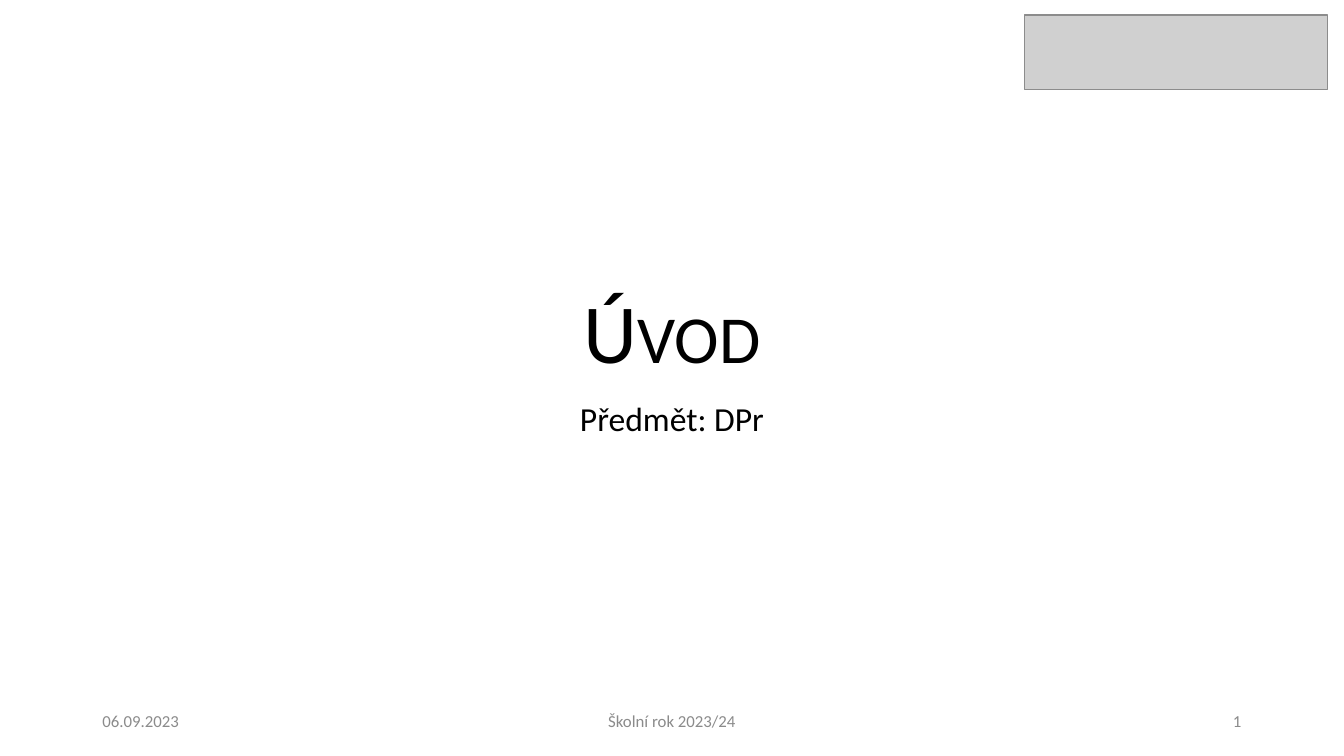
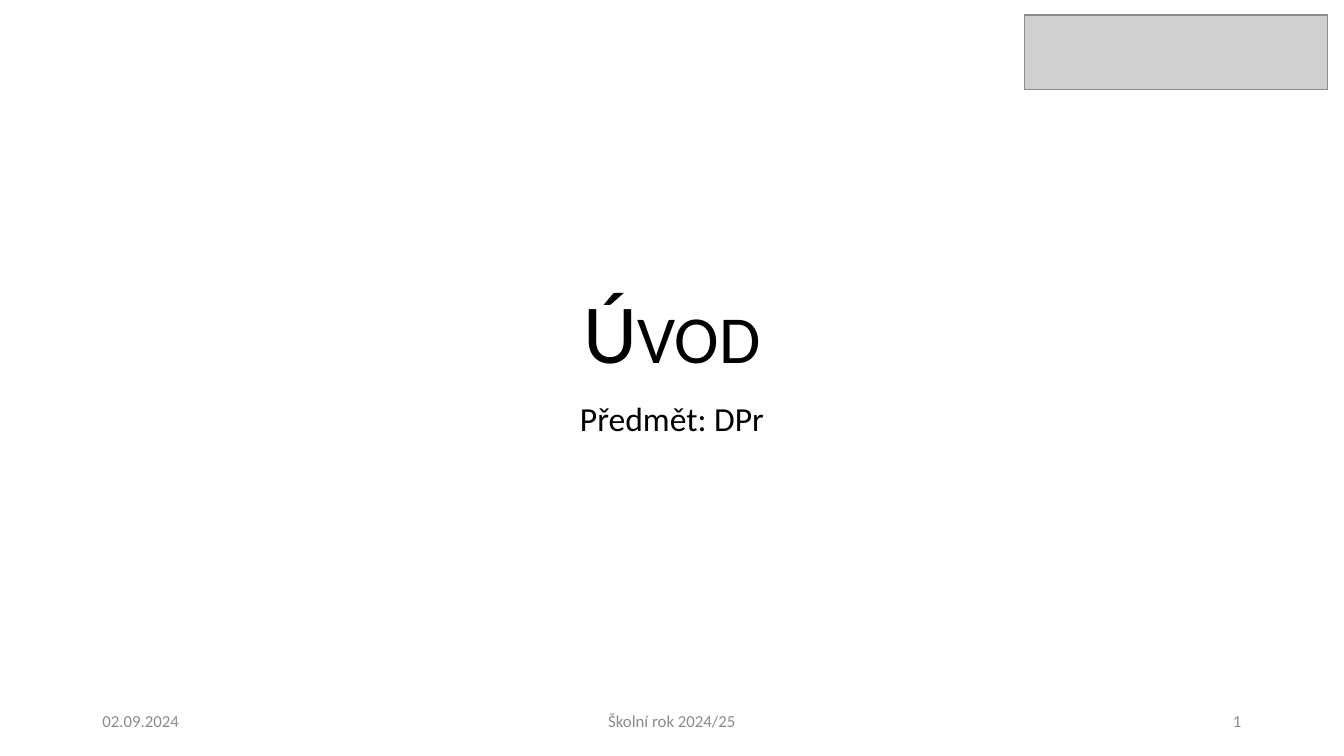
Before and after one commit to sps-prosek/DPr-3ITb, a slide deck: slide 1 of Introduction/src/introduction.pptx. Drawn at 1344x756 pixels with LibreOffice and Linux fonts; fonts in the diff are those of the drawing; grey boxes stand for pictures. Boxes give left, top, right and bottom in pixels: in the first picture for what was removed or moved away, otherwise in the second. Text is boxed around its words. In the diff, an @@ line names an element or a change of style, - is before the commit and + after.

```diff
--- a/Introduction/src/introduction.pptx
+++ b/Introduction/src/introduction.pptx
@@ text at (102, 716, 178, 727): text changed @@
-06.09.2023
+02.09.2024
@@ text at (608, 714, 735, 728): text changed @@
-Školní rok 2023/24
+Školní rok 2024/25
```
Also in this commit, not shown: 6 other slides changed, 6 other files.
